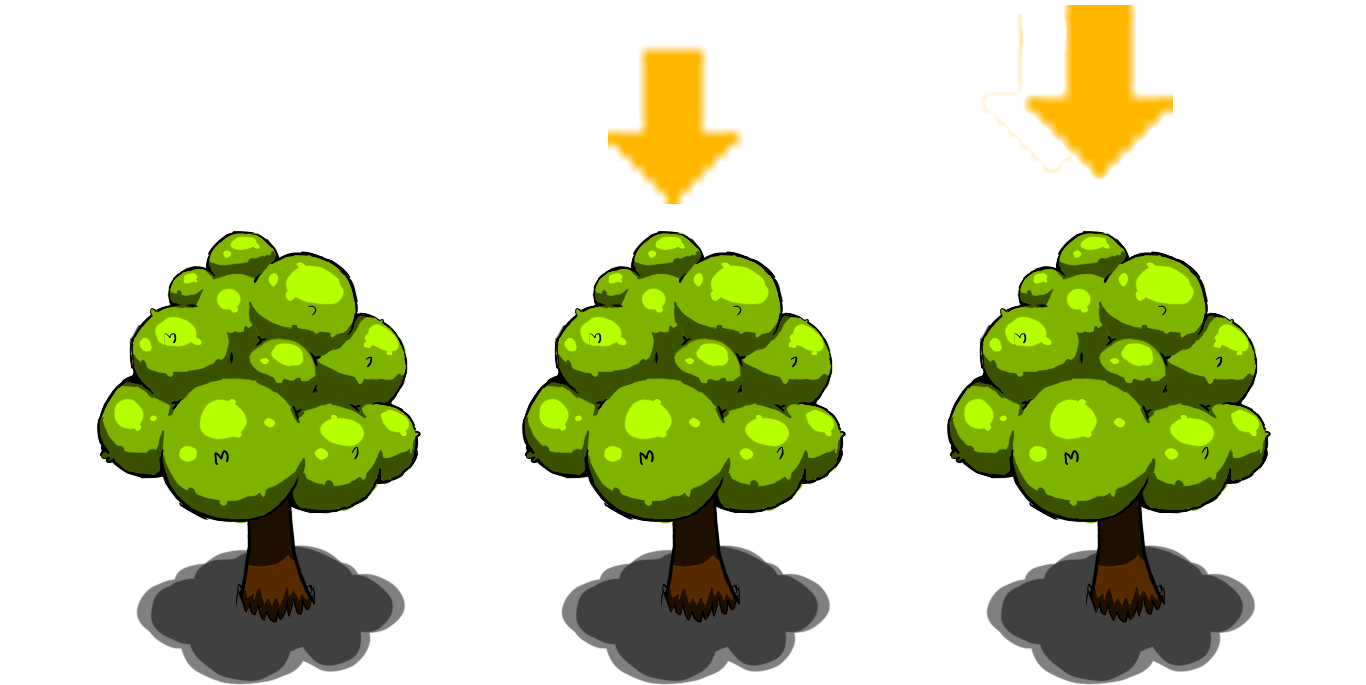
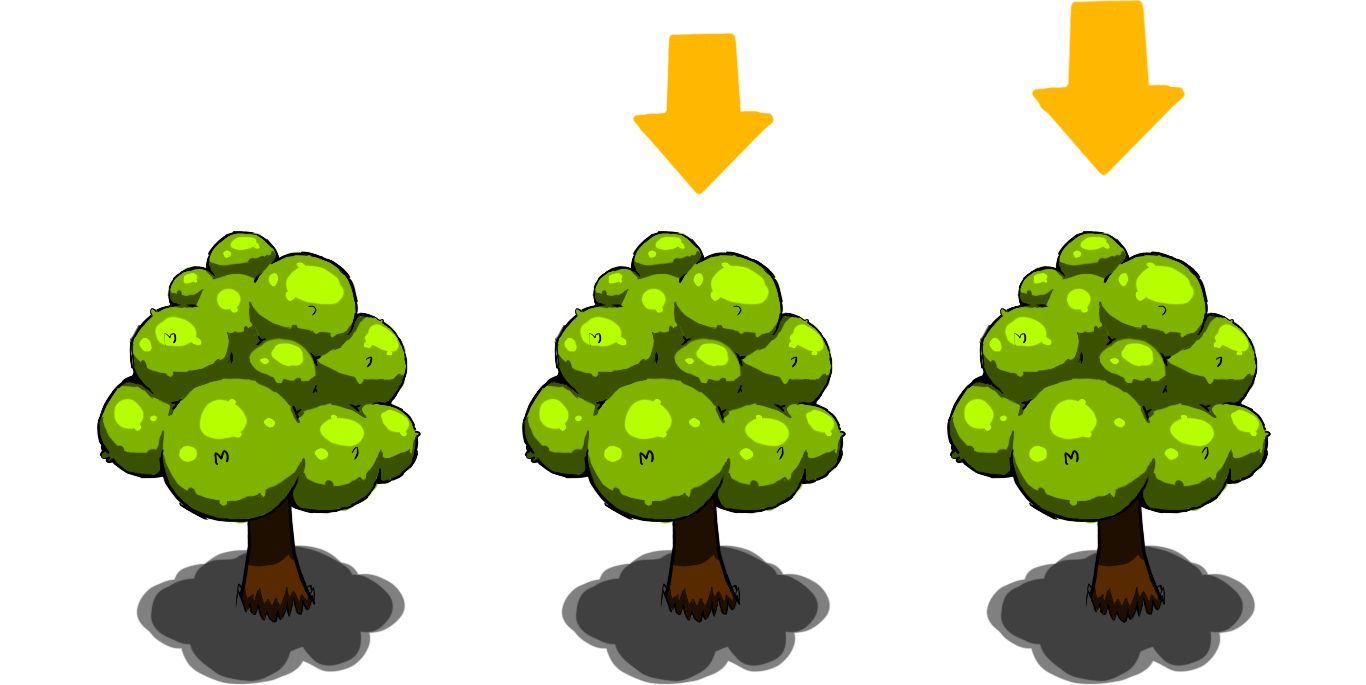
Two versions of the same layered image (1366px x 685px). Layer-by-layer changes:
renamed "Livello 3" to "Livello 5 copia", painted on it over bbox(1022, 0, 1186, 180)
renamed "Livello 2" to "Livello 4", painted on it over bbox(608, 14, 1118, 204)
